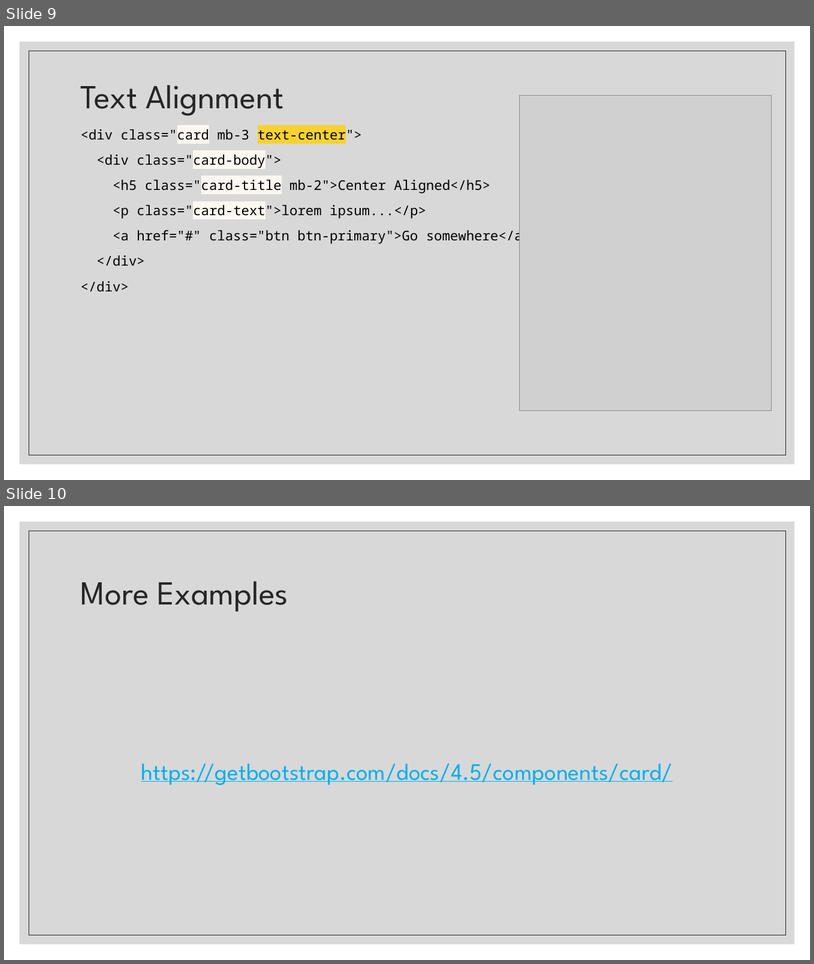
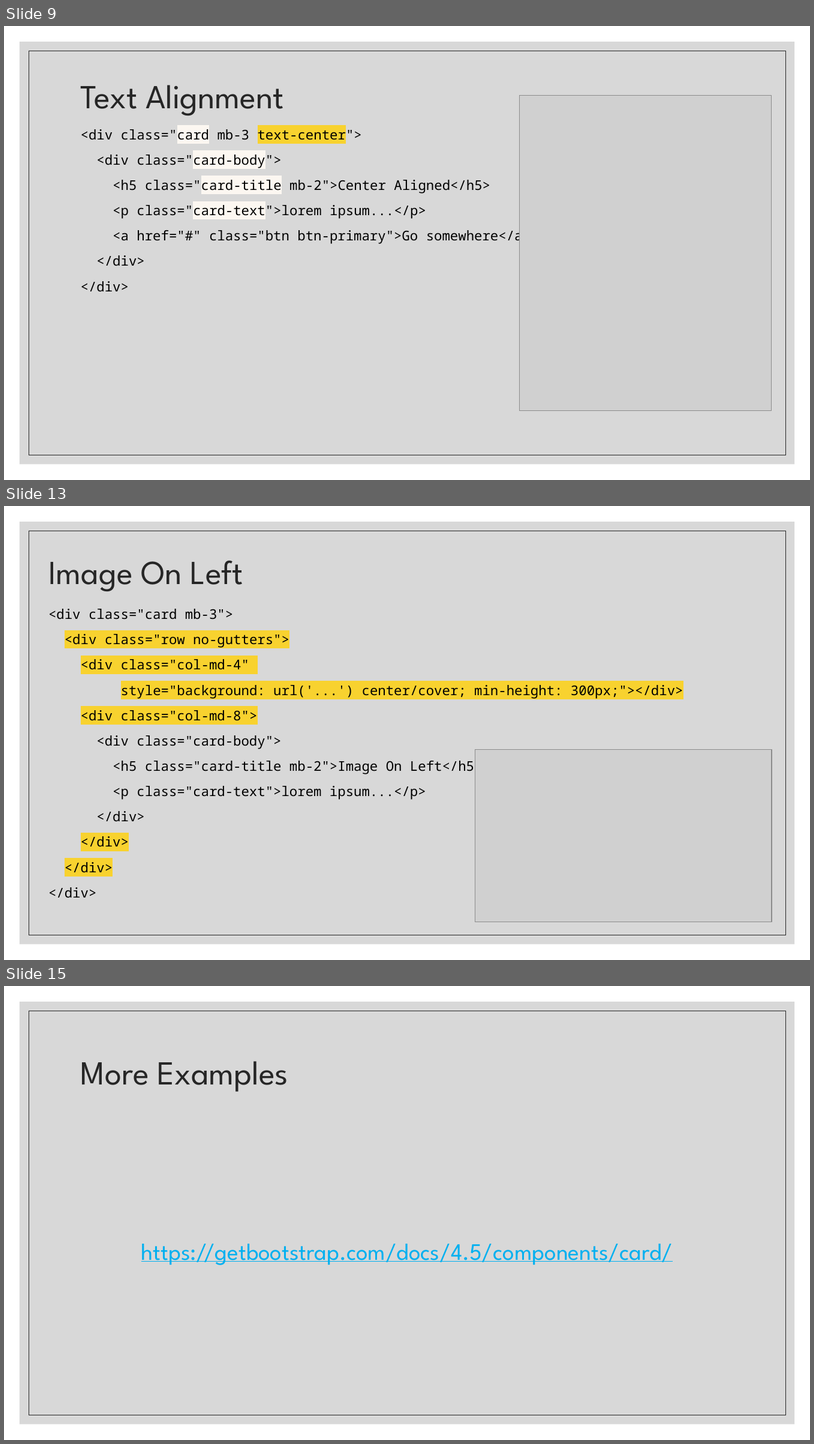
Before and after one commit to paulsmithkc/awd1000_base_lab_and_homework, a slide deck: bootstrap/slides/03 Bootstrap Cards.pptx. Shown one above the other, each under a label of ours: slides 9 and 10 before the commit, slides 9, 13 and 15 after it; the slides between them are not shown. The pictures are 814x964 and 814x1444 pixels, drawn with LibreOffice and Linux fonts; fonts in the diff are those of the drawing; grey boxes stand for pictures. Boxes give left, top, right and bottom in pixels: in the first picture for what was removed or moved away, otherwise in the second. Text is boxed around its words. In the diff, an @@ line names an element or a change of style, - is before the commit and + after.

```diff
--- a/bootstrap/slides/03 Bootstrap Cards.pptx
+++ b/bootstrap/slides/03 Bootstrap Cards.pptx
@@ slide 13 added at (4,506,810,960), background #FFFFFF; not listed: 2 template elements that a slide beside it also shows @@
@@ title added at (48,561,243,592), 40 pt, text #262626 @@
+Image On Left
@@ text added at (48,609,684,897), 16 pt, text #000000 @@
+<div class="card mb-3">
+<div class="row no-gutters">
+<div class="col-md-4"
+style="background: url('...') center/cover; min-height: 300px;"></div>
+<div class="col-md-8">
+<div class="card-body">
+<h5 class="card-title mb-2">Image On Left</h5>
+<p class="card-text">lorem ipsum...</p>
+</div>
+</div>
+</div>
+</div>
@@ picture added at (475,749,772,922) @@
@@ what was slide 10 is now slide 15 @@
```
Also in this commit, not shown: 4 other slides added.
